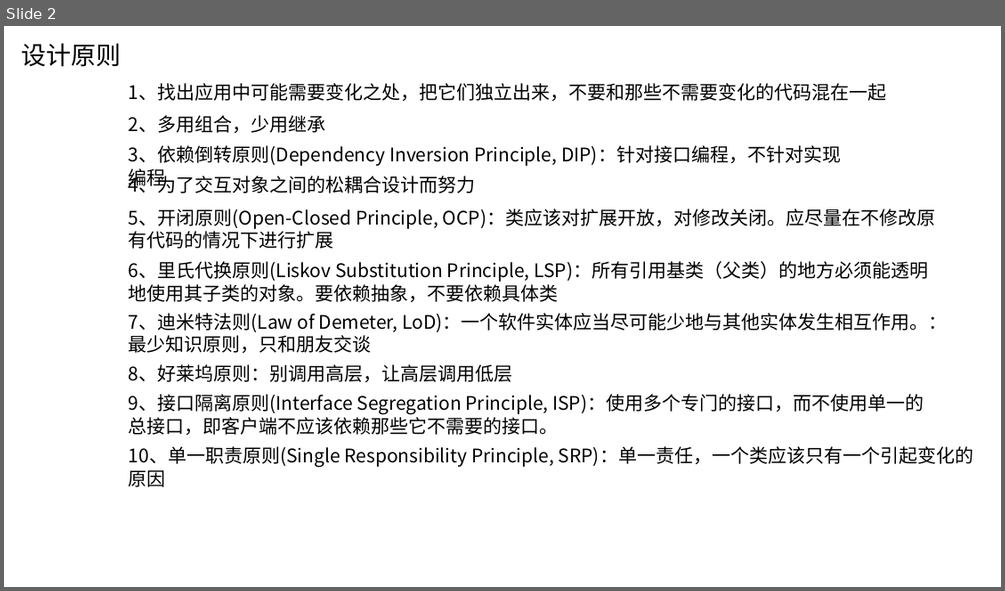
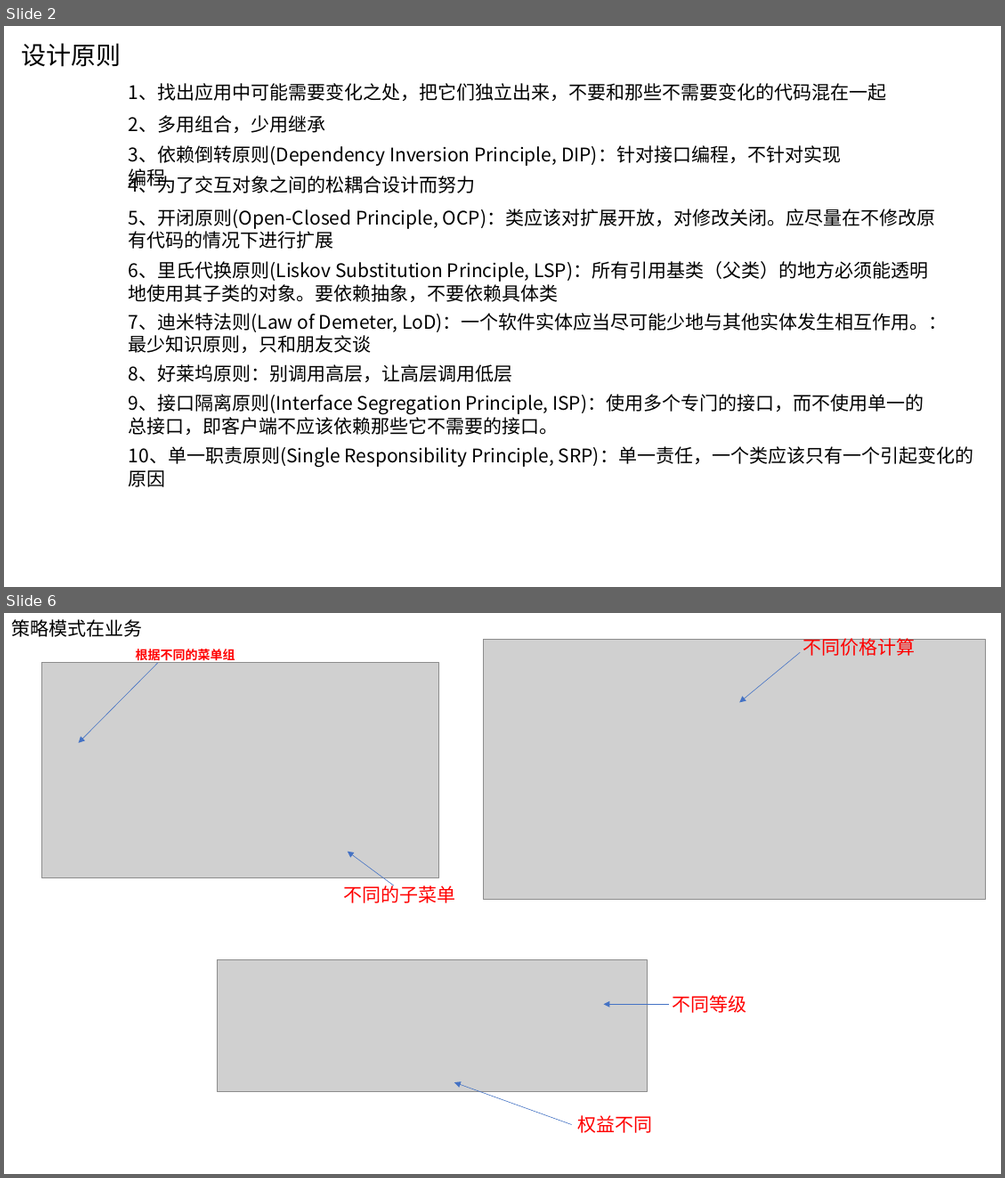
Before and after one commit to wscncxy/saiDOC, a slide deck: 设计模式1-beta.pptx. Shown one above the other, each under a label of ours: slide 2 before the commit, slides 2 and 6 after it; the slides between them are not shown. The pictures are 1005x591 and 1005x1178 pixels, drawn with LibreOffice and Linux fonts; fonts in the diff are those of the drawing; grey boxes stand for pictures; background and template pictures are left out. Boxes give left, top, right and bottom in pixels: in the first picture for what was removed or moved away, otherwise in the second. Text is boxed around its words. In the diff, an @@ line names an element or a change of style, - is before the commit and + after.

```diff
--- a/设计模式1-beta.pptx
+++ b/设计模式1-beta.pptx
@@ slide 6 added at (x1=4, y1=613, x2=1001, y2=1174), background picture (left out) @@
@@ text added at (x1=11, y1=619, x2=142, y2=637), 18 pt, text #000000 @@
+策略模式在业务
@@ picture added at (x1=484, y1=639, x2=986, y2=899) @@
@@ text added at (x1=802, y1=635, x2=914, y2=656), 18 pt, text #FF0000 @@
+不同价格计算
@@ picture added at (x1=42, y1=662, x2=438, y2=877) @@
@@ arrow added from (157, 663) to (79, 743), #4472C4 0.5 pt @@
@@ text added at (x1=136, y1=647, x2=235, y2=663), 12 pt, text #FF0000, bold @@
+根据不同的菜单组
@@ arrow added from (801, 653) to (740, 703), #4472C4 0.5 pt @@
@@ arrow added from (394, 886) to (348, 852), #4472C4 0.5 pt @@
@@ text added at (x1=343, y1=883, x2=455, y2=903), 18 pt, text #FF0000 @@
+不同的子菜单
@@ picture added at (x1=217, y1=959, x2=647, y2=1092) @@
@@ arrow added from (670, 1004) to (604, 1004), #4472C4 0.5 pt @@
@@ text added at (x1=672, y1=995, x2=747, y2=1013), 18 pt, text #FF0000 @@
+不同等级
@@ arrow added from (572, 1125) to (454, 1083), #4472C4 0.5 pt @@
@@ text added at (x1=578, y1=1115, x2=653, y2=1133), 18 pt, text #FF0000 @@
+权益不同
```
Also in this commit, not shown: 3 other slides added, 4 slides removed, 2 other files.
